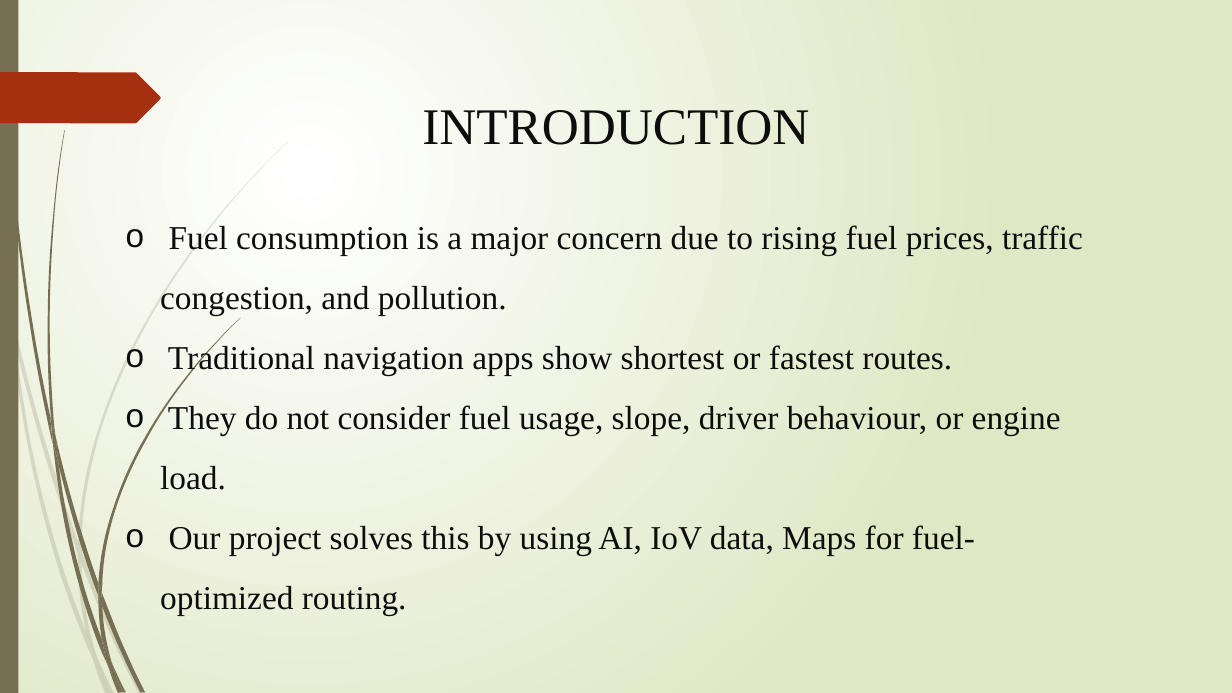
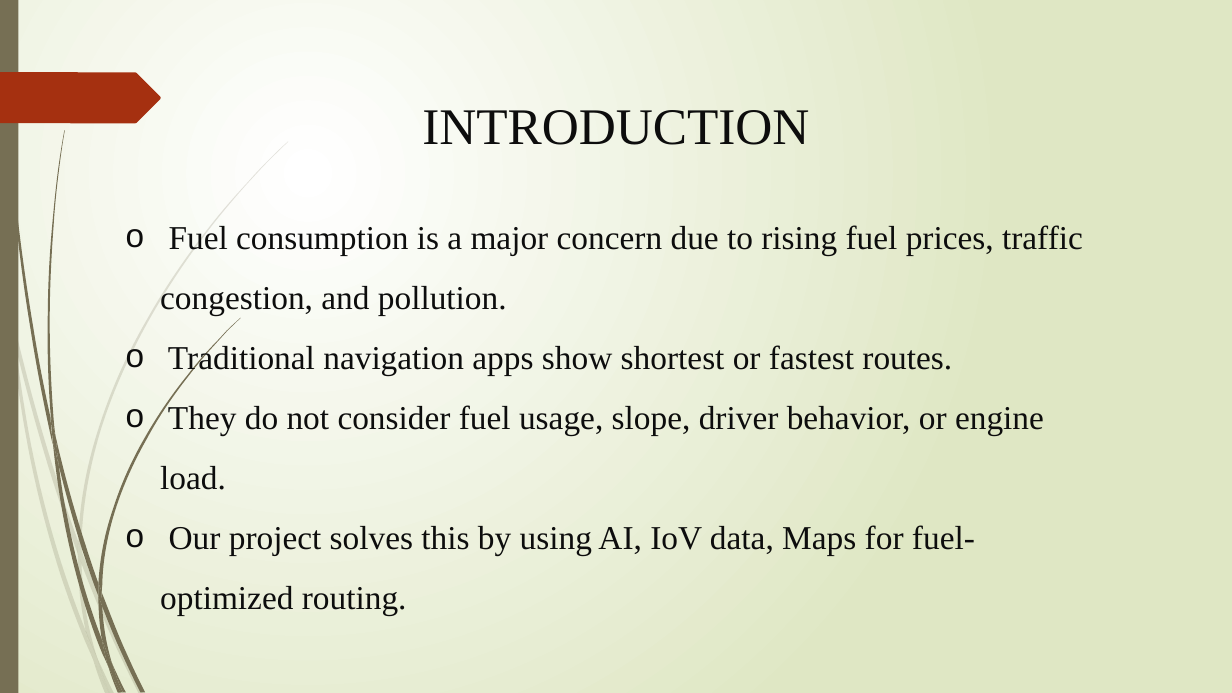
Before and after one commit to Ankit-Pramanick/Fuel_optimization, a slide deck: slide 2 of Project Report.pptx. Drawn at 1232x693 pixels with LibreOffice and Linux fonts; fonts in the diff are those of the drawing. Boxes give left, top, right and bottom in pixels: in the first picture for what was removed or moved away, otherwise in the second. Text is boxed around its words. In the diff, an @@ line names an element or a change of style, - is before the commit and + after.

```diff
--- a/Project Report.pptx
+++ b/Project Report.pptx
@@ text at (x1=160, y1=403, x2=1044, y2=490): text changed @@
-o They do not consider fuel usage, slope, driver behaviour, or engine load.
+o They do not consider fuel usage, slope, driver behavior, or engine load.
```
Also in this commit, not shown: 5 other slides changed, 5 slides added, 1 slide removed.
